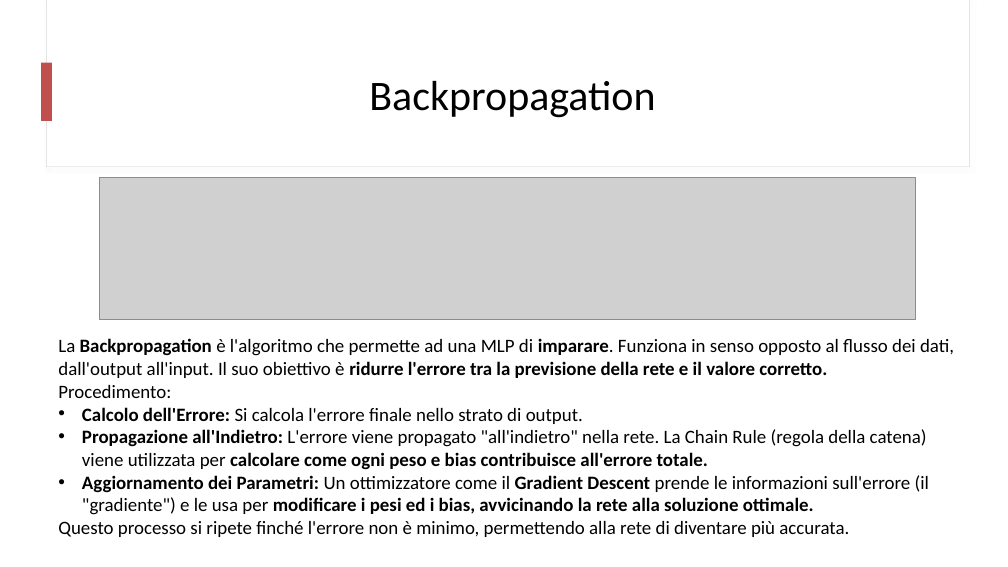
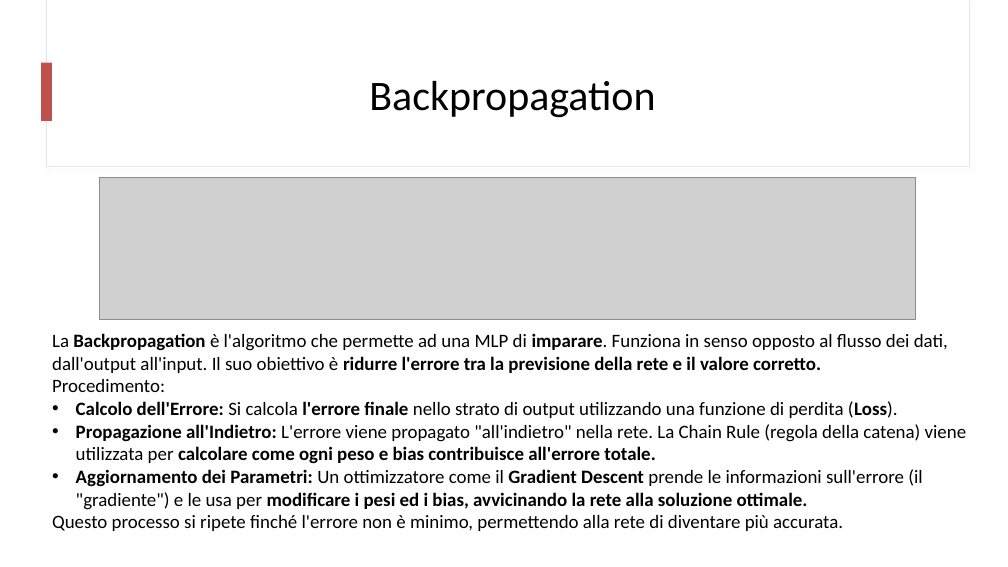
Before and after one commit to mtomas03/Thesis_Paper, a slide deck: slide 4 of Presentation.pptx. Drawn at 1008x567 pixels with LibreOffice and Linux fonts; fonts in the diff are those of the drawing; grey boxes stand for pictures. Boxes give left, top, right and bottom in pixels: in the first picture for what was removed or moved away, otherwise in the second. Text is boxed around its words. In the diff, an @@ line names an element or a change of style, - is before the commit and + after.

```diff
--- a/Presentation.pptx
+++ b/Presentation.pptx
@@ text at bbox=[76, 401, 898, 418]: text changed @@
-• Calcolo dell'Errore: Si calcola l'errore finale nello strato di output.
+• Calcolo dell'Errore: Si calcola l'errore finale nello strato di output utilizzando una funzione di perdita (Loss).
```
Also in this commit, not shown: 13 other slides changed, 17 slides removed.
